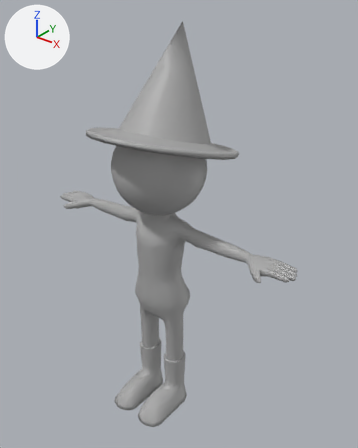
The FBX model Assets/Resources/PlayerAnimations/MagicAttack.fbx as it was, and as the next commit left it.
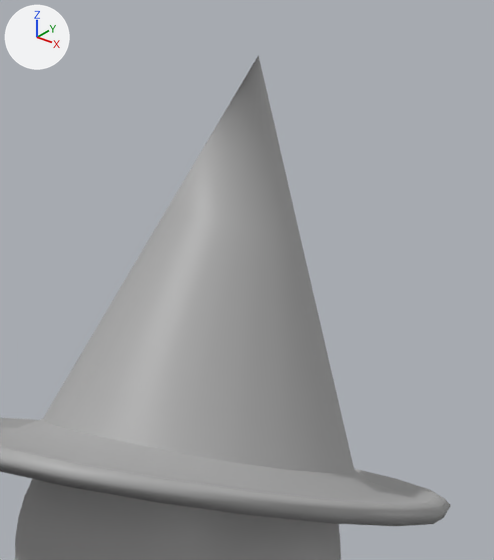
The first picture shows the older version from a camera (50 mm lens) standing at (0.0749, -0.086, 0.11) and looking at (0.0021, 0.005, 0.0535). The close-ups show both versions on the part from 30% to 70% of the width and 1% to 38% of the height of that picture; other places that the commit changed are outside them. Every picture has the same lights, and +X, +Y and +Z are marked at upper left. Where no turn or scale is listed for an object, it has been applied to the vertices.
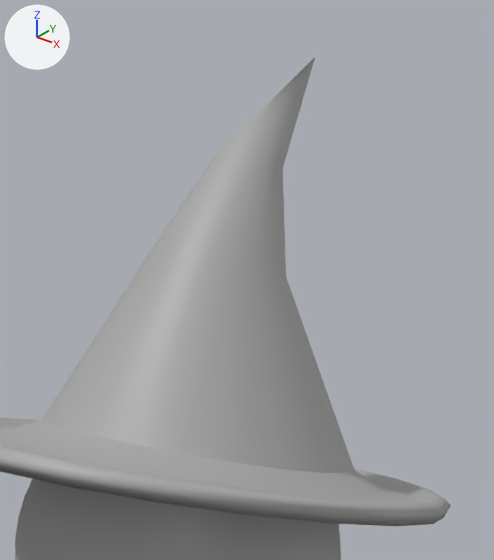
Diff of the bpy script that builds the scene:
```diff
--- a/Assets/Resources/PlayerAnimations/MagicAttack.fbx.py
+++ b/Assets/Resources/PlayerAnimations/MagicAttack.fbx.py
@@ me_mesh_004 @@
 # used by ob_psphere2; location = (0.0, 0.00168, 0.00243)
-me_mesh_004.from_pydata(...)  # 221 vertices, 221 faces; spans x -0.0176..0.0177, y -0.0188..0.019, z 0.0676..0.0999
+me_mesh_004.from_pydata(...)  # 241 vertices, 241 faces; spans x -0.0176..0.0177, y -0.0188..0.019, z 0.0676..0.0995
+# me_mesh_004 part 1
+# 1 vertex is removed from x 0.0, y 0.0073, z 0.0999
+# 20 faces are deleted
+# 8 vertices in x -0.0044..0.0047, y 0.0007..0.009, z 0.088..0.0902 move by (0.0, -0.0016, -0.0023)
+# 6 vertices in x -0.0047..0.0044, y 0.0001..0.0088, z 0.0881..0.0904 move by (0.0, -0.0016, -0.0024)
+# 4 vertices in x -0.0044..0.0037, y 0.0001..0.0088, z 0.0881..0.0904 move by (0.0, -0.0015, -0.0024)
+# 2 vertices move from x -0.0036..0.0, y -0.0001..0.0015, z 0.09..0.0904 to x -0.0036..0.0, y -0.0016..0.0, z 0.0877..0.0881
+# 21 vertices are added at x -0.0024..0.0023, y 0.004..0.0137, z 0.0926..0.0995
+# 40 new faces join them
 me_mesh_004.materials.append(mat_standardsurface2)
```

Where the change shows, as pixel boxes [x1, y1, x2, y2] in the close-ups (494 x 560 px):
'pSphere2', reshaped
    before: [0, 55, 451, 526]
    after: [0, 57, 451, 526]
part 1 of me_mesh_004, built on
    before: [70, 55, 353, 473]
    after: [73, 57, 353, 473]
